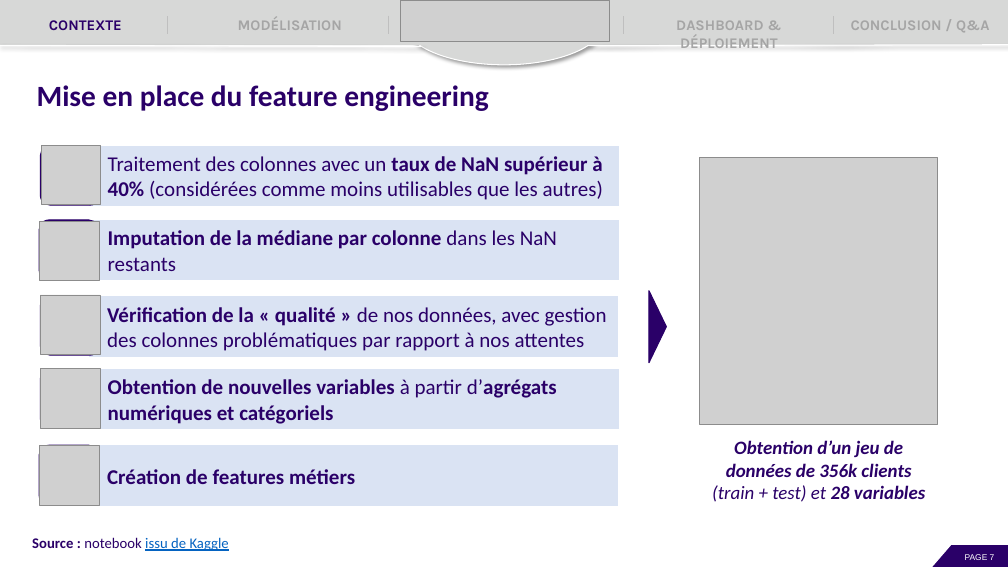
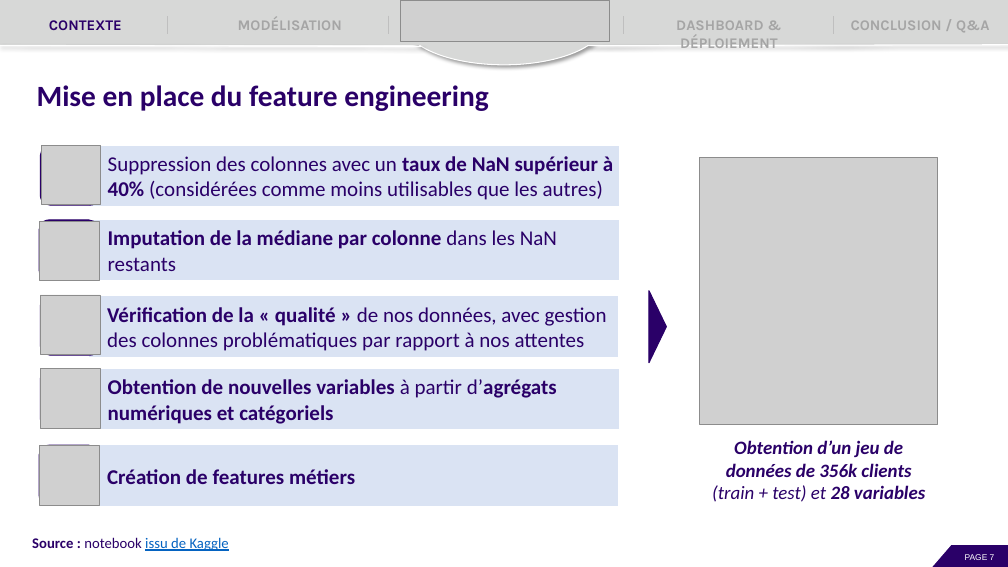
Before and after one commit to EtudiantOC2/implement_scoring_model_v2, a slide deck: slide 7 of evaluation/P7_Presentation.pptx. Drawn at 1008x567 pixels with LibreOffice and Linux fonts; fonts in the diff are those of the drawing; grey boxes stand for pictures. Boxes give left, top, right and bottom in pixels: in the first picture for what was removed or moved away, otherwise in the second. Text is boxed around its words. In the diff, an @@ line names an element or a change of style, - is before the commit and + after.

```diff
--- a/evaluation/P7_Presentation.pptx
+++ b/evaluation/P7_Presentation.pptx
@@ text in rectangle at <box>108,156,613,200</box>: text changed @@
-• Traitement des colonnes avec un taux de NaN supérieur à 40% (considérées comme moins utilisables que les autres)
+• Suppression des colonnes avec un taux de NaN supérieur à 40% (considérées comme moins utilisables que les autres)
```
Also in this commit, not shown: 8 other slides changed, 1 slide added, 8 other files.
